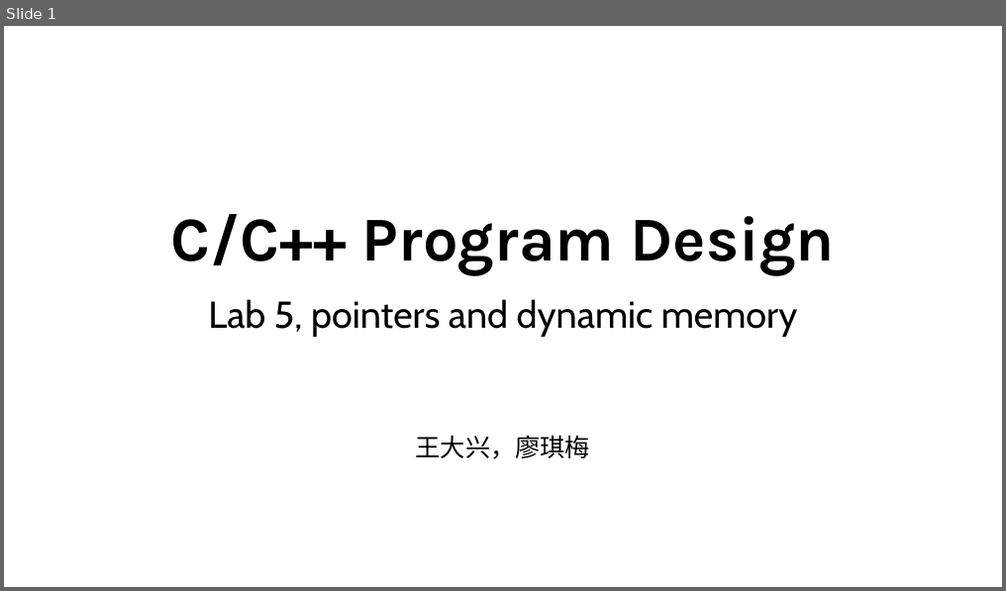
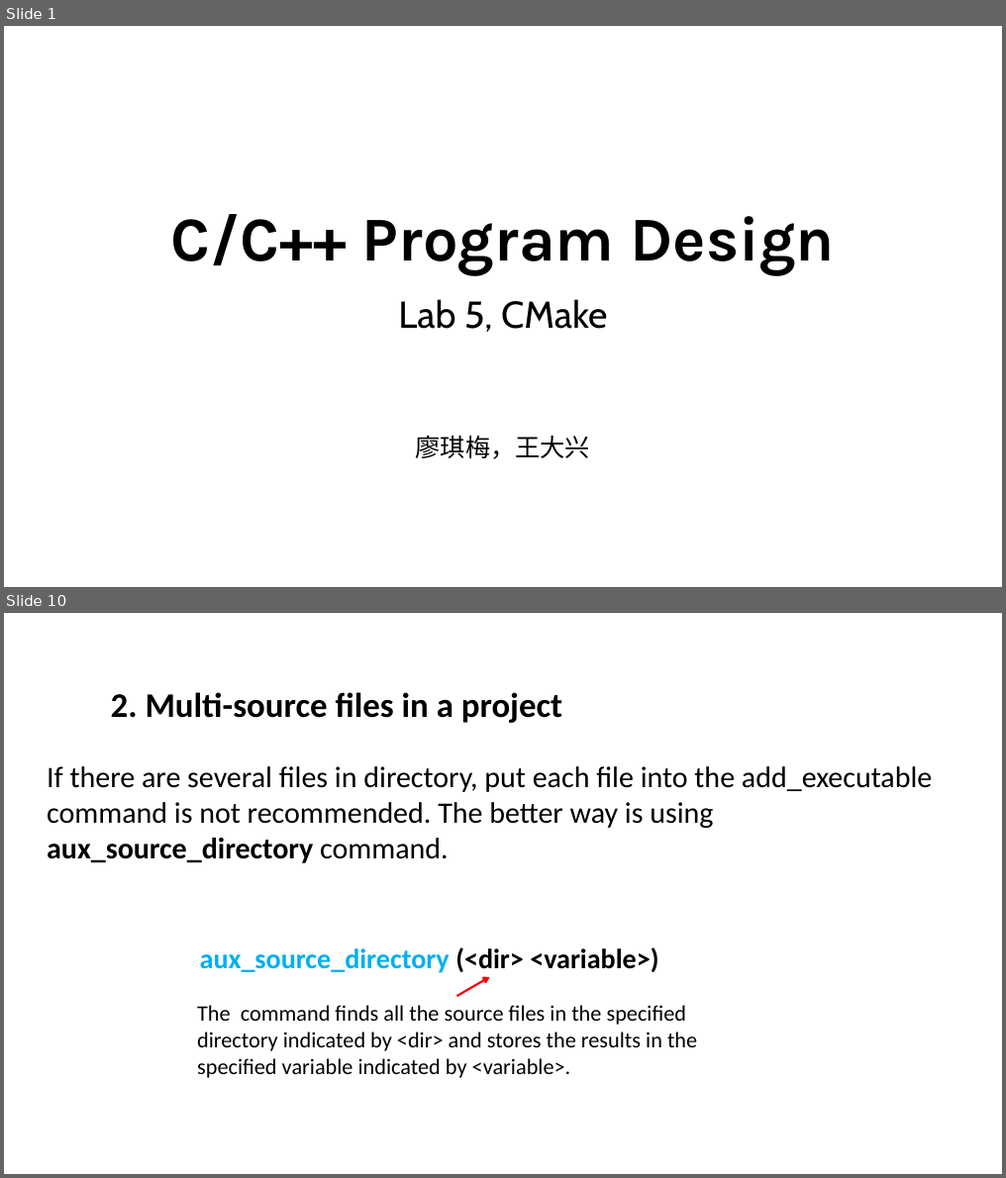
Before and after one commit to ShiqiYu/CPP, a slide deck: week05/Lab05.pptx. Shown one above the other, each under a label of ours: slide 1 before the commit, slides 1 and 10 after it; the slides between them are not shown. The pictures are 1006x591 and 1006x1178 pixels, drawn with LibreOffice and Linux fonts; fonts in the diff are those of the drawing; background and template pictures are left out. Boxes give left, top, right and bottom in pixels: in the first picture for what was removed or moved away, otherwise in the second. Text is boxed around its words. In the diff, an @@ line names an element or a change of style, - is before the commit and + after.

```diff
--- a/week05/Lab05.pptx
+++ b/week05/Lab05.pptx
@@ slide 10 added at (x1=4, y1=613, x2=1002, y2=1174), background #FFFFFF @@
@@ text added at (x1=111, y1=692, x2=562, y2=723), 33.2 pt, text #000000, bold @@
+2. Multi-source files in a project
@@ text added at (x1=47, y1=766, x2=932, y2=863), 28.6 pt, text #000000 @@
+If there are several files in directory, put each file into the add_executable command is not recommended. The better way is using aux_source_directory command.
@@ text added at (x1=200, y1=948, x2=658, y2=973), 26.8 pt, text #00B0F0, bold @@
+aux_source_directory (<dir> <variable>)
@@ arrow added from (456, 996) to (490, 977), #FF0000 2 pt @@
@@ text added at (x1=197, y1=1005, x2=697, y2=1078), 21.2 pt, text #000000 @@
+The command finds all the source files in the specified directory indicated by <dir> and stores the results in the specified variable indicated by <variable>.
@@ slide 1 changed as well @@
@@ subtitle at (x1=398, y1=299, x2=607, y2=460): text changed @@
-Lab 5, pointers and dynamic memory
-王大兴，廖琪梅
+Lab 5, CMake
+廖琪梅，王大兴
```
Also in this commit, not shown: 1 other slide changed, 15 other slides added, 24 slides removed.
